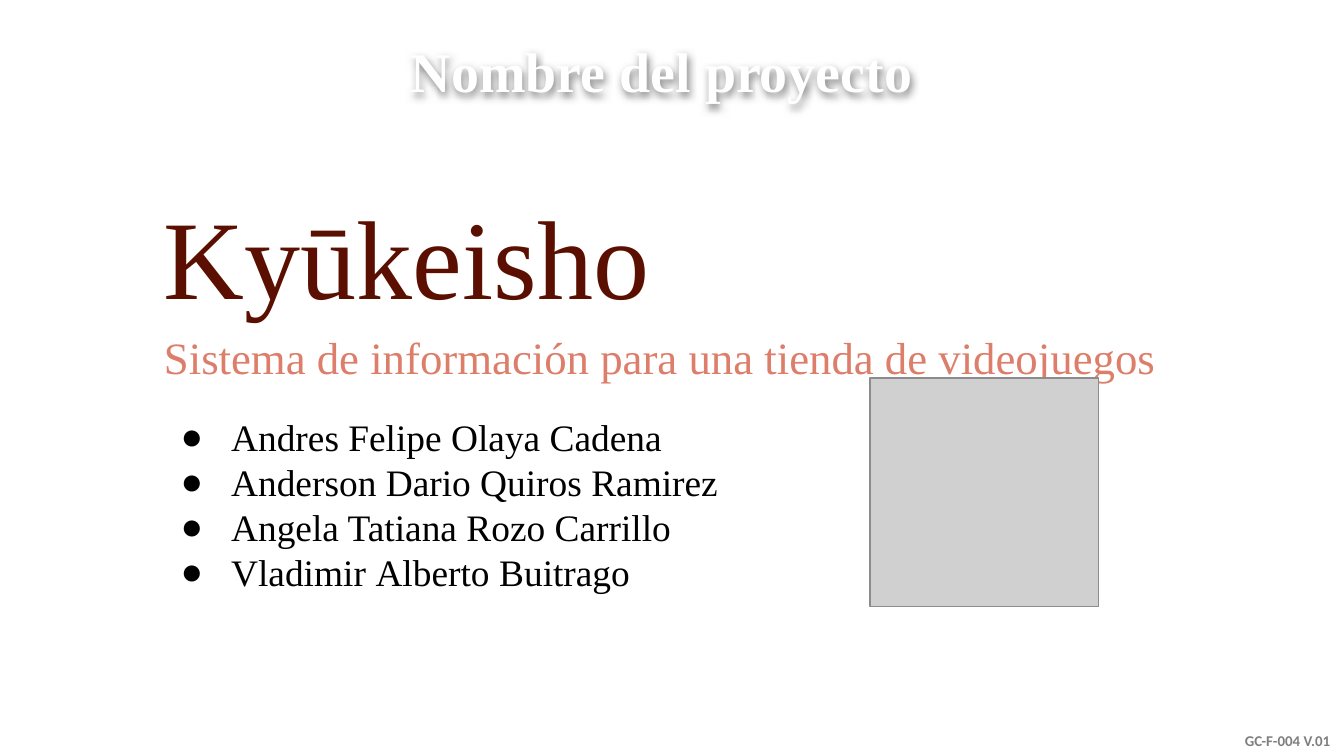
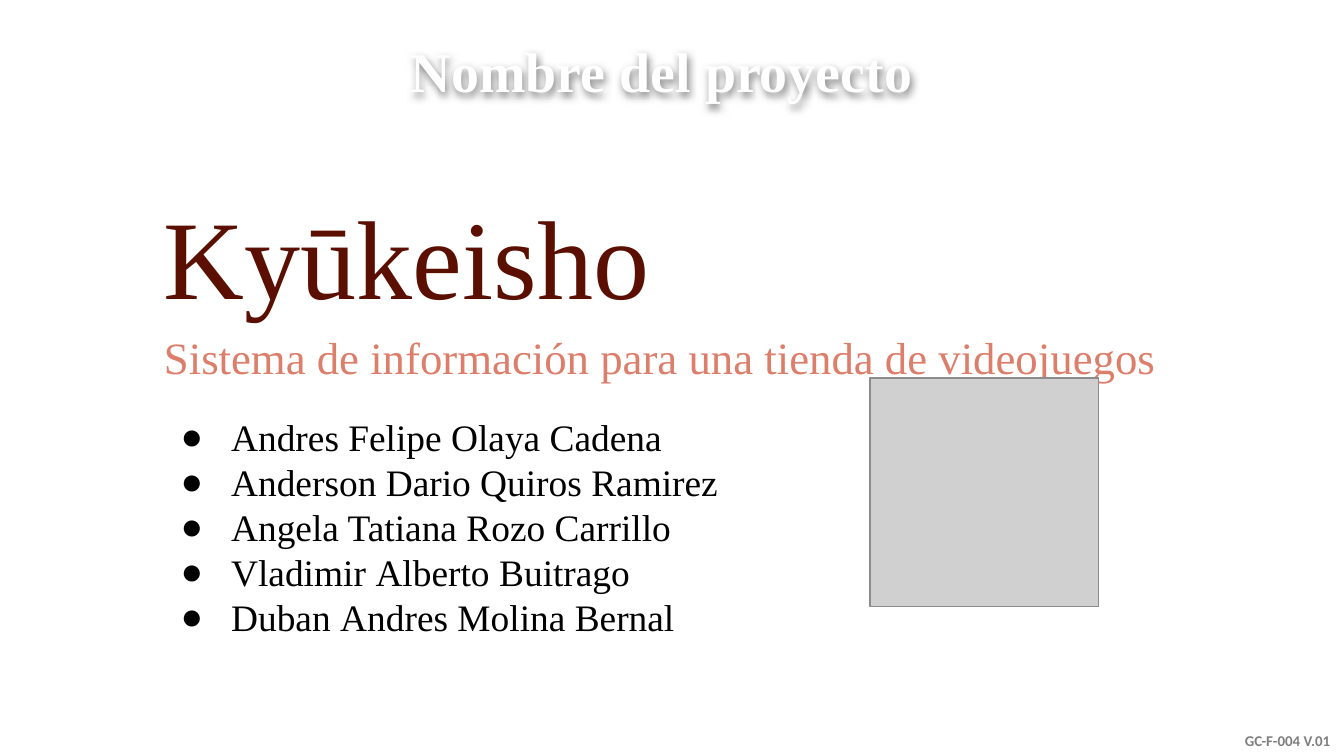
Before and after one commit to senaceet/Kyukeisho_New, a slide deck: slide 3 of 1- Analisis/1- Presentación/01- Presentación_Componente_Metodologico.pptx. Drawn at 1344x756 pixels with LibreOffice and Linux fonts; fonts in the diff are those of the drawing; grey boxes stand for pictures; background and template pictures are left out. Boxes give left, top, right and bottom in pixels: in the first picture for what was removed or moved away, otherwise in the second. Text is boxed around its words. In the diff, an @@ line names an element or a change of style, - is before the commit and + after.

```diff
--- a/1- Analisis/1- Presentación/01- Presentación_Componente_Metodologico.pptx
+++ b/1- Analisis/1- Presentación/01- Presentación_Componente_Metodologico.pptx
@@ text at (231,605,675,632): paragraph added @@
+● Duban Andres Molina Bernal
```
Also in this commit, not shown: 20 other files.
